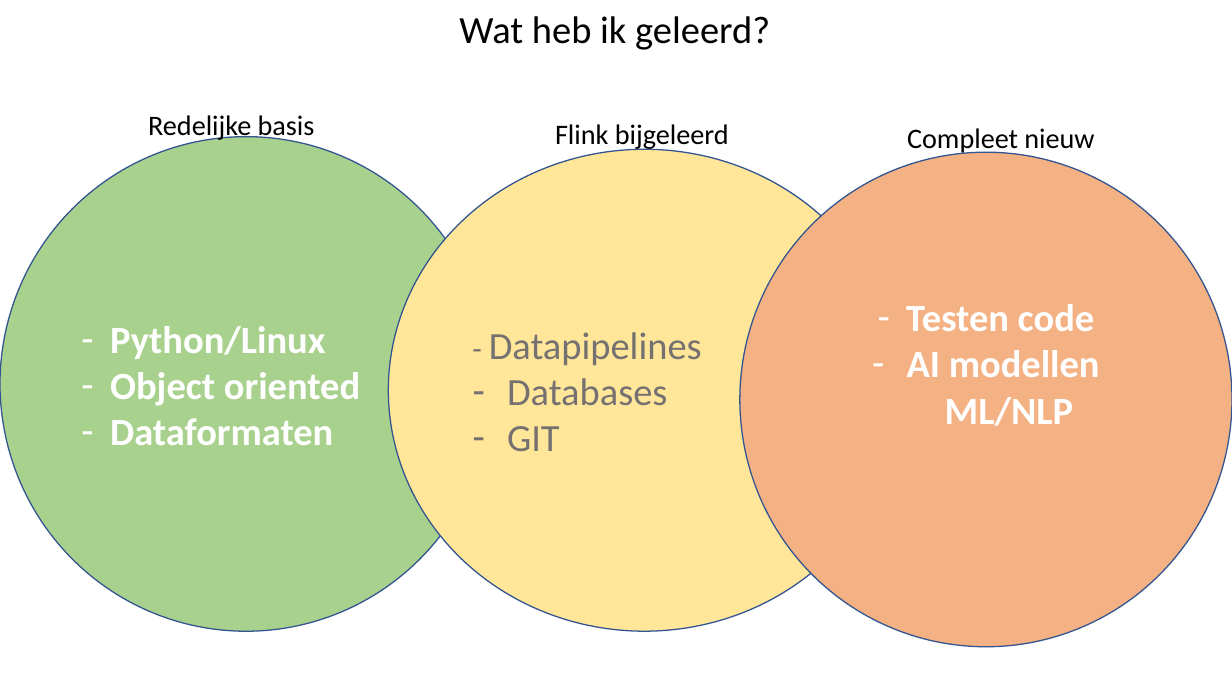
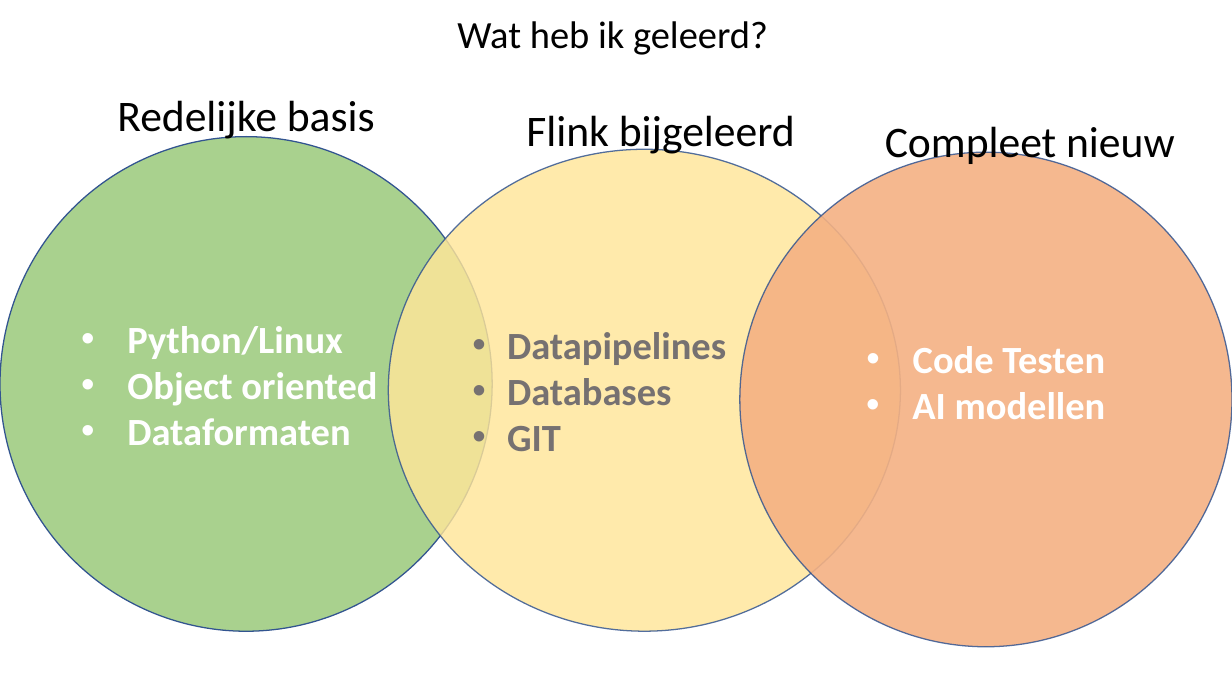
Before and after one commit to MarcRotsaert/MakeAIWork3, a slide deck: slide 4 of presentatie/oefenpresentatie.pptx (slide 2 before the commit). Drawn at 1232x693 pixels with LibreOffice and Linux fonts; fonts in the diff are those of the drawing. Boxes give left, top, right and bottom in pixels: in the first picture for what was removed or moved away, otherwise in the second. Text is boxed around its words. In the diff, an @@ line names an element or a change of style, - is before the commit and + after.

```diff
--- a/presentatie/oefenpresentatie.pptx
+++ b/presentatie/oefenpresentatie.pptx
@@ text "Wat heb ik geleerd?": place and size @@
-text "Wat heb ik geleerd?" at (459, 16, 770, 50)
+text "Wat heb ik geleerd?" at (457, 21, 768, 55)
@@ text "Redelijke basis": place and size @@
-text "Redelijke basis" at (148, 115, 315, 141)
+text "Redelijke basis" at (117, 100, 375, 142)
@@ text "Flink bijgeleerd": place and size @@
-text "Flink bijgeleerd" at (555, 124, 729, 151)
+text "Flink bijgeleerd" at (526, 115, 795, 157)
@@ size 22 to 34 pt in 3 elements at (117, 100, 375, 142), (526, 115, 795, 157), (885, 126, 1175, 168) @@
@@ text "Compleet nieuw": place and size @@
-text "Compleet nieuw" at (907, 128, 1094, 154)
+text "Compleet nieuw" at (885, 126, 1175, 168)
@@ ellipse "Python/Linux" at (0, 137, 493, 631): bullet - to • @@
@@ ellipse "Datapipelines" at (388, 150, 900, 632): fill #FFE699 to #FFE699 at 82% opacity @@
@@ ellipse "Code Testen" at (740, 152, 1232, 647): fill #F4B183 to #F4B183 at 90% opacity @@
@@ text in ellipse at (507, 332, 726, 365): text changed; bold on @@
-- Datapipelines
+• Datapipelines
@@ text in ellipse at (913, 346, 1105, 373): text changed @@
-– Testen code
+• Code Testen
@@ text in ellipse at (507, 378, 671, 451): bold on in "Databases", "GIT"; bullet - to • @@
@@ text in ellipse at (912, 392, 1106, 419): bullet - to • @@
@@ text in ellipse at (945, 397, 1073, 426): paragraph removed @@
-  ML/NLP
```
Also in this commit, not shown: 1 other slide changed, 3 slides added, 2 slides removed, 9 other files.
